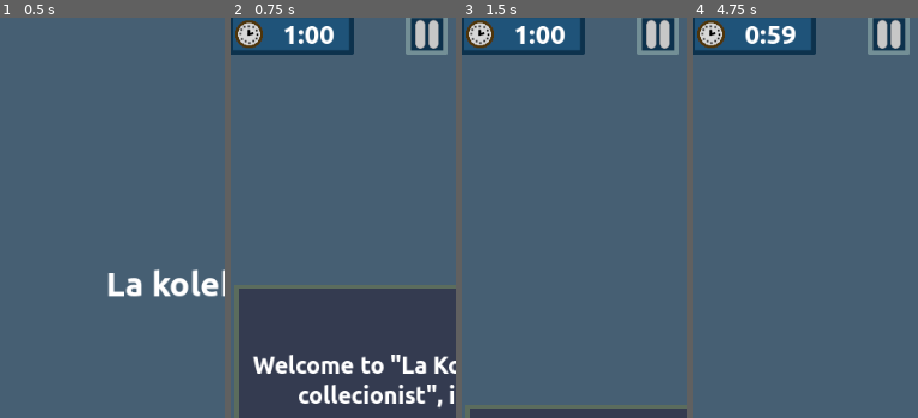
Above: before the commit, frames 1-4 (left to right).
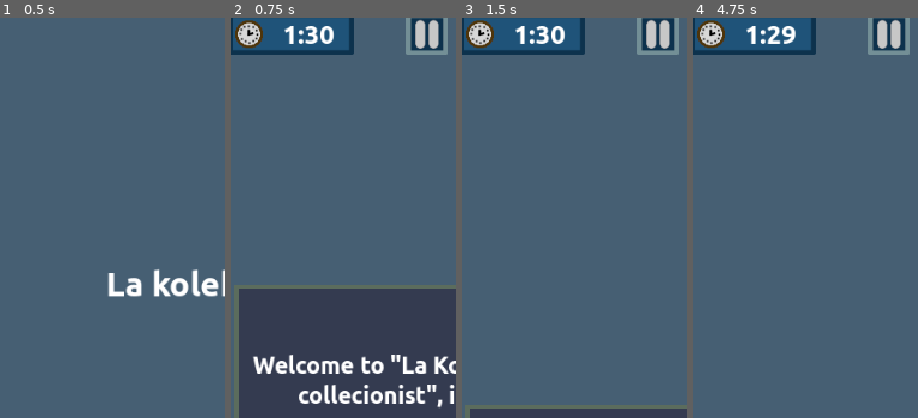
Above: after the commit, the same moments.

Repository: moisesjbc/la-kolektanto
Game: Godot game, scene res://menus/main_menu/main_menu.tscn
Two runs of this game, one before a commit and one after it. Both use one fixed random seed, a clock stepped at 60 frames per second and the inputs below.
Inputs (mouse positions are % of the whole screen's width and height, from its top left):
- Up to frame 1 (0.5 s): no input
- Up to frame 2 (0.75 s): click "How to play" at 0.5 s
- Up to frame 3 (1.5 s): click ">" at 1.25 s
- Up to frame 4 (4.75 s): click "<" at 2 s; click "Main menu" at 2.75 s; click "Play" at 3.5 s; click (11, 94) at 4.25 s
The pictures show only the part of the screen within x 2-52%, y 1-51%; the shares and areas given below are measured in that part.

Frame 1 is identical in both runs. In frame 2, 0.2% of the frame differs, in the area x 32-40%, y 2-7%; in frame 3, 0.2%; in frame 4, 0.4%, in the area x 23-40%, y 2-7%.

Commit message:
Set game countdown to 90 seconds

Diff:
--- a/src/gameplay/gui/gui.gd
+++ b/src/gameplay/gui/gui.gd
@@ -8,7 +8,7 @@
 func reset():
 	update_sell_label(0, "???", 0)
 	update_score_label(0)
-	update_time_label(60)
+	update_time_label(owner.seconds_left)
 
 func update_sell_label(quantity: int, type: String, money: int) -> void:
 	$control/bottom_container/hbox_container/sell_button/label.text = "Sell " + str(quantity) + " = " + str(money) + " €"
--- a/src/gameplay/main/main.gd
+++ b/src/gameplay/main/main.gd
@@ -3,7 +3,7 @@
 signal time_elapsed(seconds_left: int)
 signal game_over
 
-var seconds_left: int = 60
+var seconds_left: int = 90
 
 
 func _on_countdown_timer_timeout() -> void:
--- a/src/gameplay/tutorial/tutorial.gd
+++ b/src/gameplay/tutorial/tutorial.gd
@@ -2,6 +2,7 @@
 
 var current_step_index: int = 0
 var current_step: Node = null
+var seconds_left = 90
 
 func _ready() -> void:
 	set_step(0)
